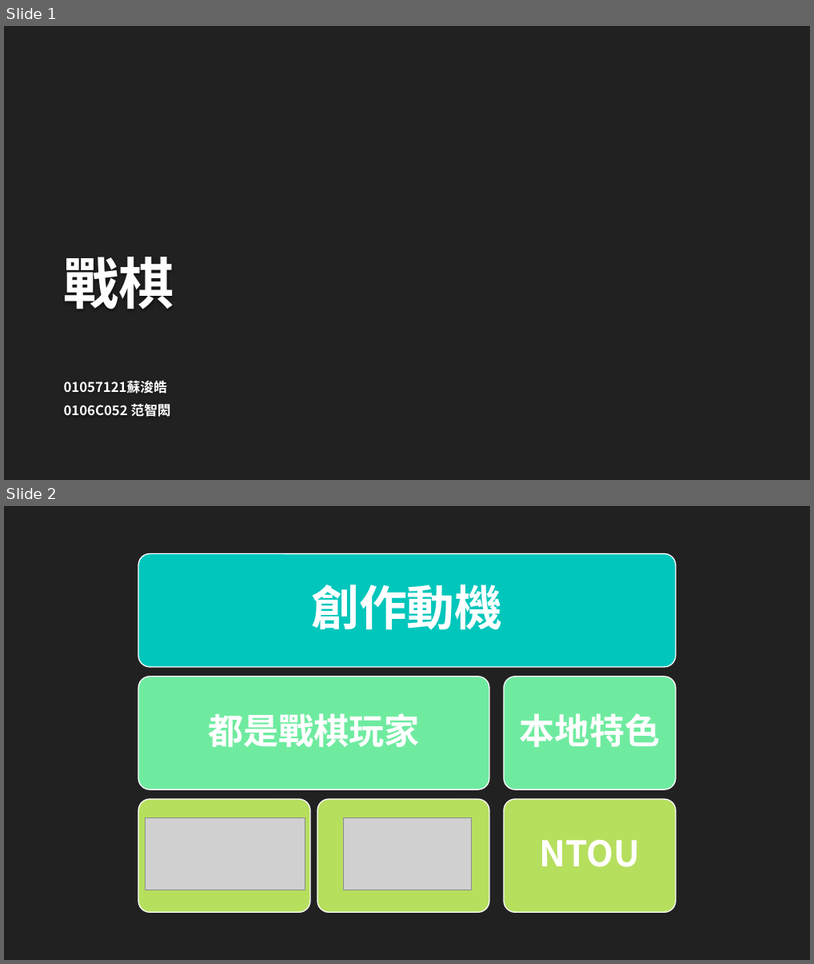
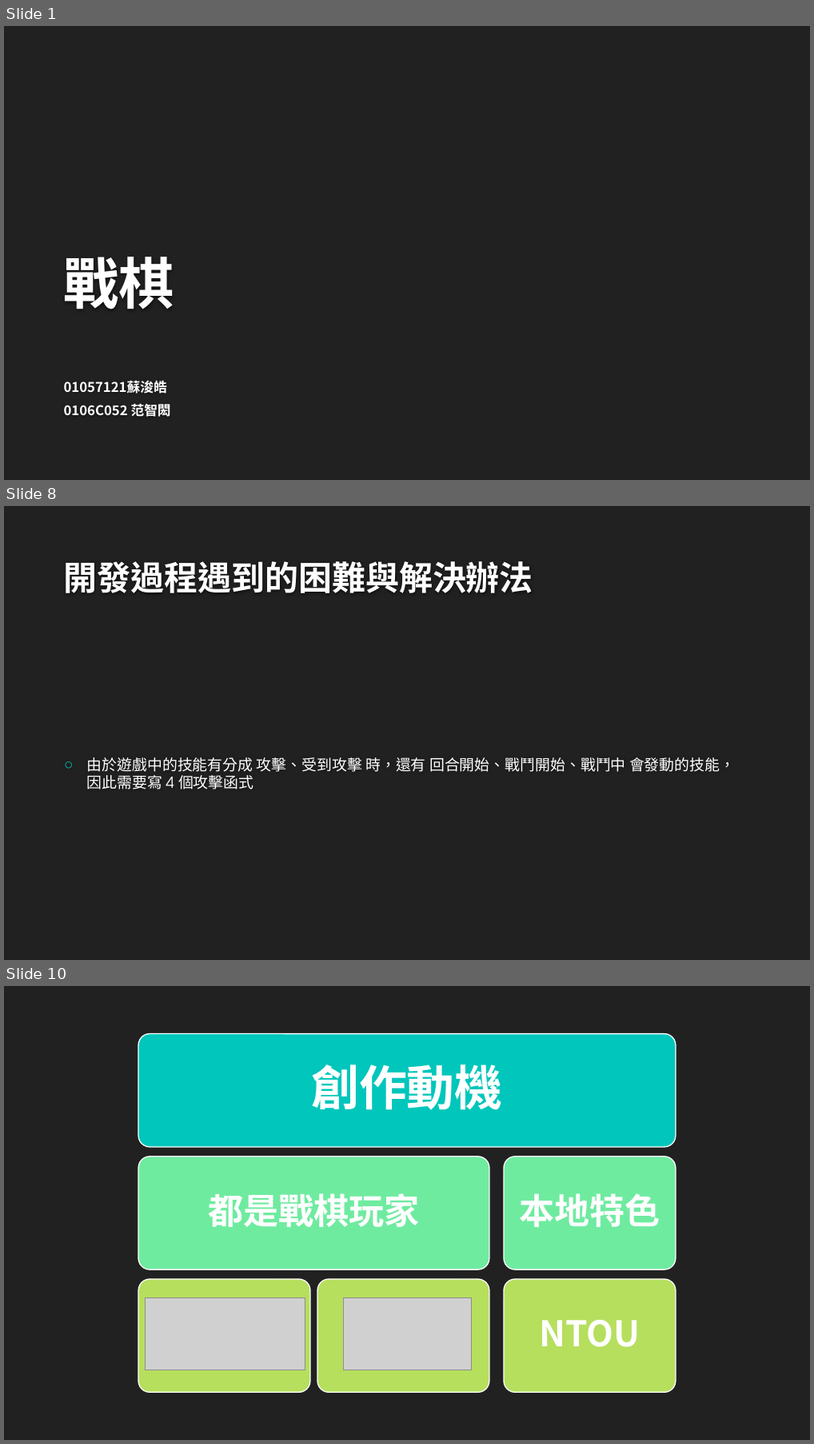
Before and after one commit to R1Vix/tRPG, a slide deck: 說明.pptx. Shown one above the other, each under a label of ours: slides 1 and 2 before the commit, slides 1, 8 and 10 after it; the slides between them are not shown. The pictures are 814x964 and 814x1444 pixels, drawn with LibreOffice and Linux fonts; fonts in the diff are those of the drawing; grey boxes stand for pictures; background and template pictures are left out. Boxes give left, top, right and bottom in pixels: in the first picture for what was removed or moved away, otherwise in the second. Text is boxed around its words. In the diff, an @@ line names an element or a change of style, - is before the commit and + after.

```diff
--- a/說明.pptx
+++ b/說明.pptx
@@ slide 8 added at <box>4,506,810,960</box>, background #212121 @@
@@ title added at <box>64,561,534,593</box>, 40 pt, text #FEFEFE, bold @@
+開發過程遇到的困難與解決辦法
@@ text added at <box>87,757,735,789</box>, 18 pt, text #FFFFFF @@
+○ 由於遊戲中的技能有分成 攻擊、受到攻擊 時，還有 回合開始、戰鬥開始、戰鬥中 會發動的技能，因此需要寫 4 個攻擊函式
@@ what was slide 2 is now slide 10 @@
```
Also in this commit, not shown: 1 slide changed, 7 other slides added, 1 slide removed.
